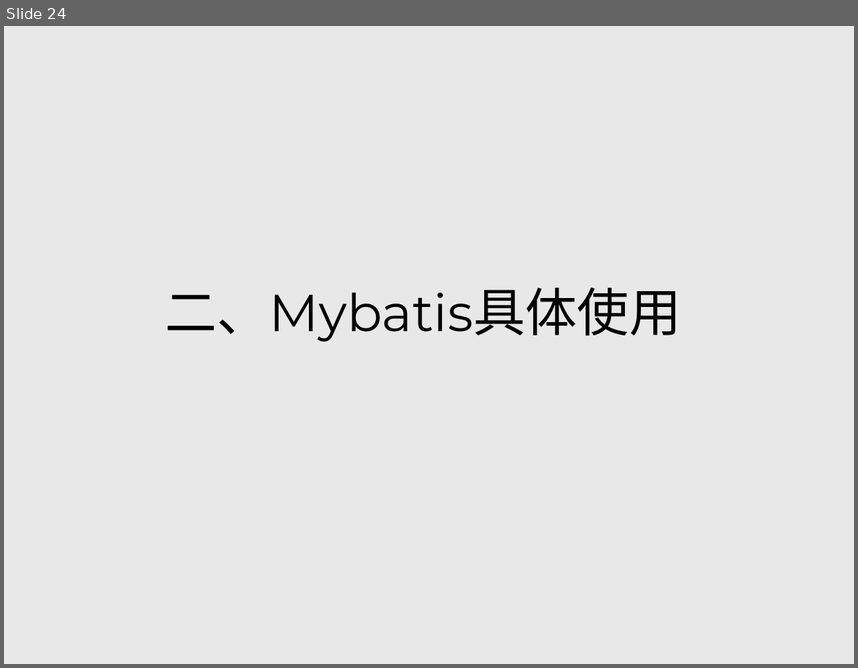
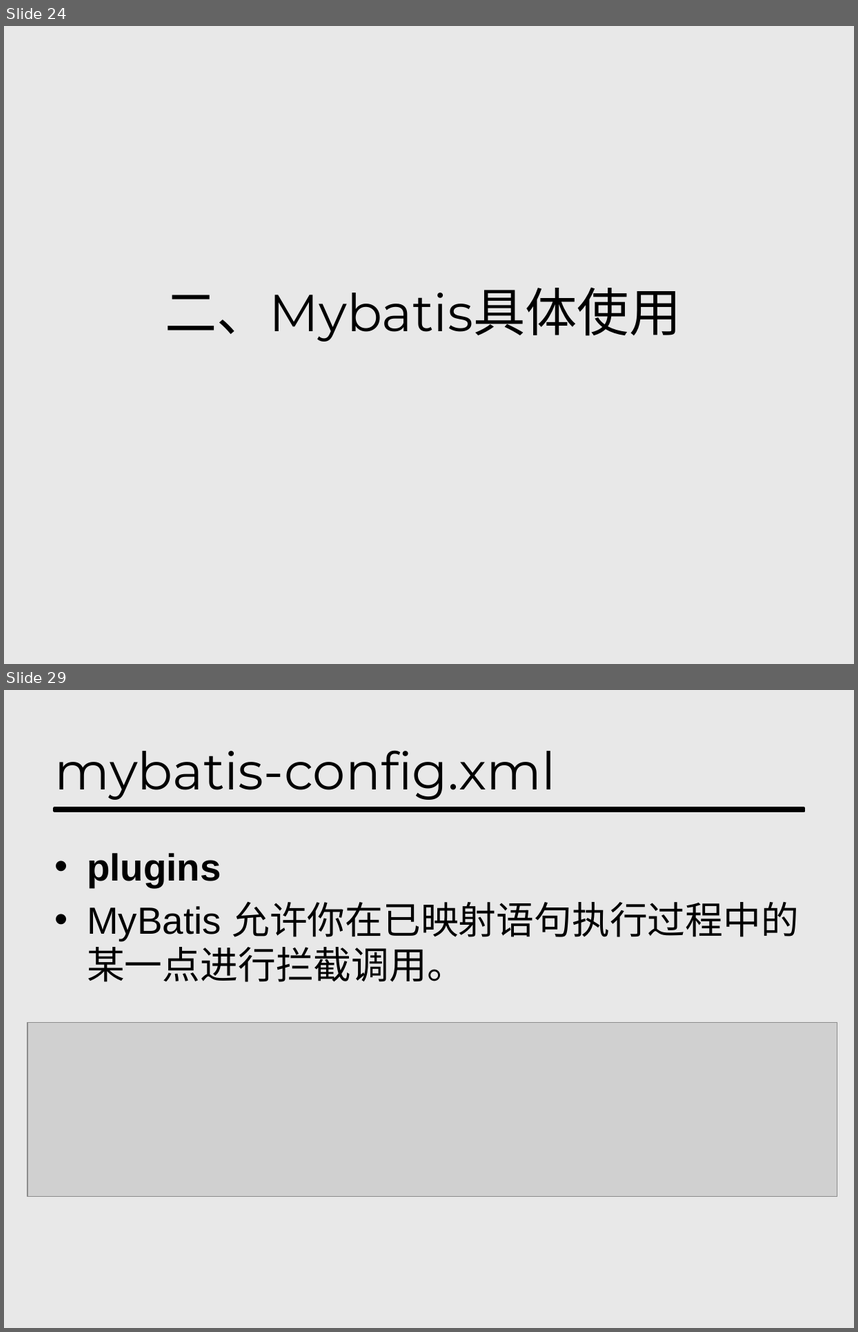
Before and after one commit to hyndio/mybatis_share, a slide deck: Mybatis-分享-hynd.pptx. Shown one above the other, each under a label of ours: slide 24 before the commit, slides 24 and 29 after it; the slides between them are not shown. The pictures are 858x668 and 858x1332 pixels, drawn with LibreOffice and Linux fonts; fonts in the diff are those of the drawing; grey boxes stand for pictures. Boxes give left, top, right and bottom in pixels: in the first picture for what was removed or moved away, otherwise in the second. Text is boxed around its words. In the diff, an @@ line names an element or a change of style, - is before the commit and + after.

```diff
--- a/Mybatis-分享-hynd.pptx
+++ b/Mybatis-分享-hynd.pptx
@@ slide 29 added at box(4, 690, 854, 1328), background #D9D9D9 at 58% opacity @@
@@ title added at box(55, 750, 556, 800), 44 pt, text #000000 @@
+mybatis-config.xml
@@ rectangle added at box(54, 808, 804, 811), fill #000000, outline #000000 2 pt @@
@@ text added at box(87, 853, 799, 982), 32 pt, text #000000 @@
+• plugins
+• MyBatis 允许你在已映射语句执行过程中的某一点进行拦截调用。
@@ picture added at box(27, 1023, 838, 1196) @@
```
Also in this commit, not shown: 2 slides changed, 10 other slides added, 1 slide removed, 1 other file.
